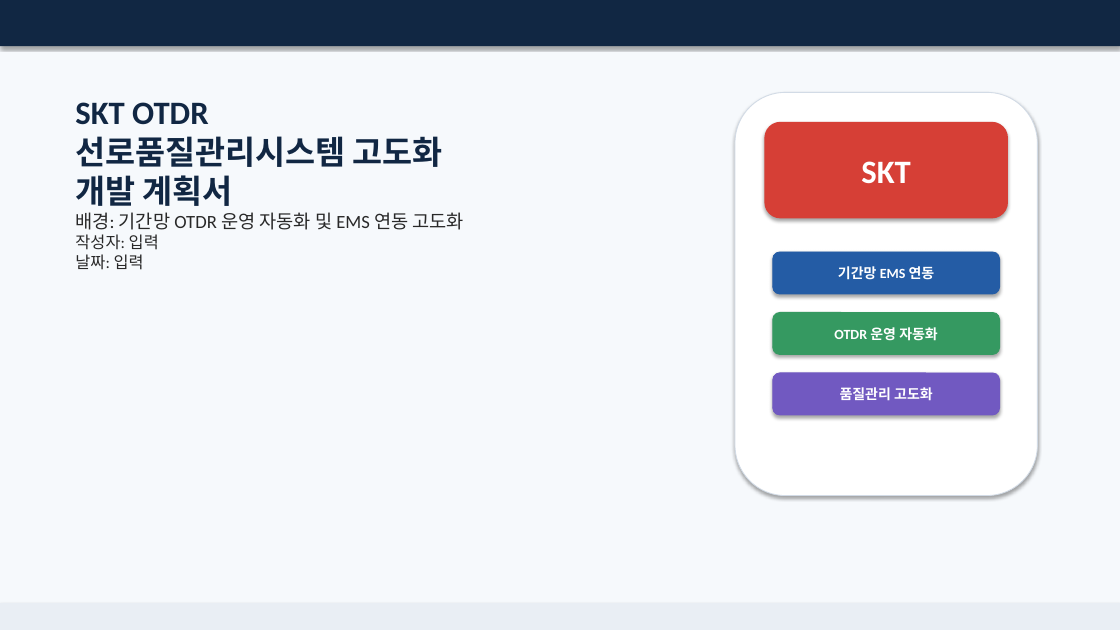
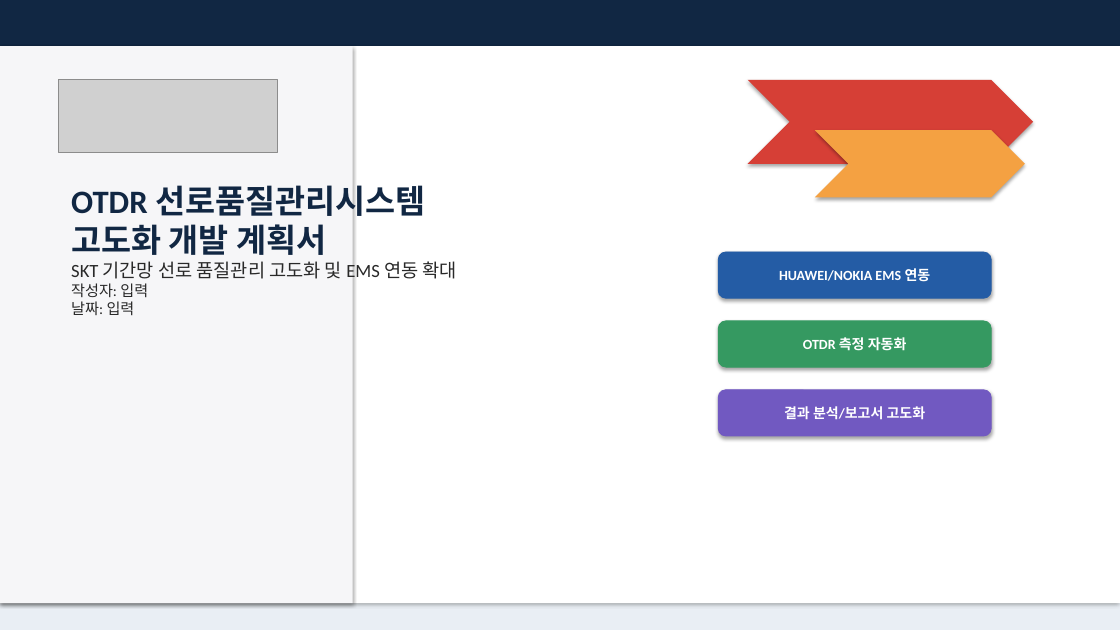
Before and after one commit to gmncreat/project-plan, a slide deck: slide 1 of output/SKT_OTDR_선로품질관리시스템_고도화_개발계획서_최종.pptx. Drawn at 1120x630 pixels with LibreOffice and Linux fonts; fonts in the diff are those of the drawing; grey boxes stand for pictures. Boxes give left, top, right and bottom in pixels: in the first picture for what was removed or moved away, otherwise in the second. Text is boxed around its words. In the diff, an @@ line names an element or a change of style, - is before the commit and + after.

```diff
--- a/output/SKT_OTDR_선로품질관리시스템_고도화_개발계획서_최종.pptx
+++ b/output/SKT_OTDR_선로품질관리시스템_고도화_개발계획서_최종.pptx
@@ rectangle added at box(0, 46, 1120, 603), fill #FFFFFF @@
@@ rectangle added at box(0, 46, 353, 603), fill #F6F6F8 @@
@@ picture added at box(59, 80, 277, 153) @@
@@ chevron added at box(748, 80, 1033, 164), fill #D63F36 @@
@@ rounded rectangle removed at box(735, 92, 1038, 496) @@
@@ rounded rectangle removed at box(765, 122, 1008, 218) @@
-SKT
@@ chevron added at box(815, 130, 1025, 197), fill #F4A142 @@
@@ text "OTDR 선로품질관리시스템 고도화 개발 계획서": place and size @@
-text "OTDR 선로품질관리시스템 고도화 개발 계획서" at box(75, 102, 464, 270)
+text "OTDR 선로품질관리시스템 고도화 개발 계획서" at box(71, 179, 456, 315)
@@ text at box(71, 179, 456, 283): text changed; size 28 to 16 pt; text colour #112743 to #292929; bold off @@
-SKT OTDR
-선로품질관리시스템 고도화
-개발 계획서
-배경: 기간망 OTDR 운영 자동화 및 EMS 연동 고도화
+OTDR 선로품질관리시스템
+고도화 개발 계획서
+SKT 기간망 선로 품질관리 고도화 및 EMS 연동 확대
@@ rounded rectangle "HUAWEI/NOKIA EMS 연동": place and size @@
-rounded rectangle "HUAWEI/NOKIA EMS 연동" at box(773, 252, 1000, 294)
+rounded rectangle "HUAWEI/NOKIA EMS 연동" at box(718, 252, 991, 298)
@@ text in rounded rectangle at box(779, 268, 931, 282): text changed @@
-기간망 EMS 연동
+HUAWEI/NOKIA EMS 연동
@@ text at box(71, 283, 148, 315): size 14 to 13 pt in "작성자: 입력", "날짜: 입력" @@
@@ rounded rectangle "OTDR 측정 자동화": place and size @@
-rounded rectangle "OTDR 측정 자동화" at box(773, 313, 1000, 355)
+rounded rectangle "OTDR 측정 자동화" at box(718, 321, 991, 367)
@@ text in rounded rectangle at box(803, 337, 907, 351): text changed @@
-OTDR 운영 자동화
+OTDR 측정 자동화
@@ rounded rectangle "결과 분석/보고서 고도화": place and size @@
-rounded rectangle "결과 분석/보고서 고도화" at box(773, 373, 1000, 415)
+rounded rectangle "결과 분석/보고서 고도화" at box(718, 390, 991, 436)
@@ text in rounded rectangle at box(784, 406, 926, 420): text changed @@
-품질관리 고도화
+결과 분석/보고서 고도화
```
Also in this commit, not shown: 10 other slides changed, 1 other file.
